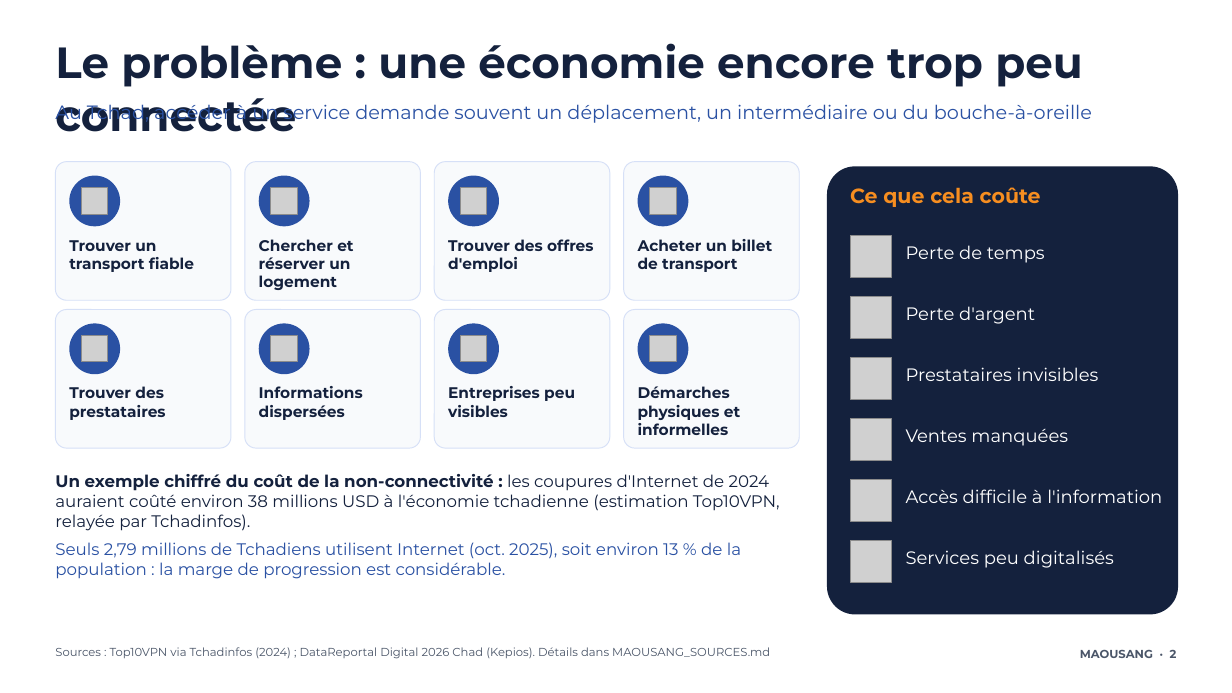
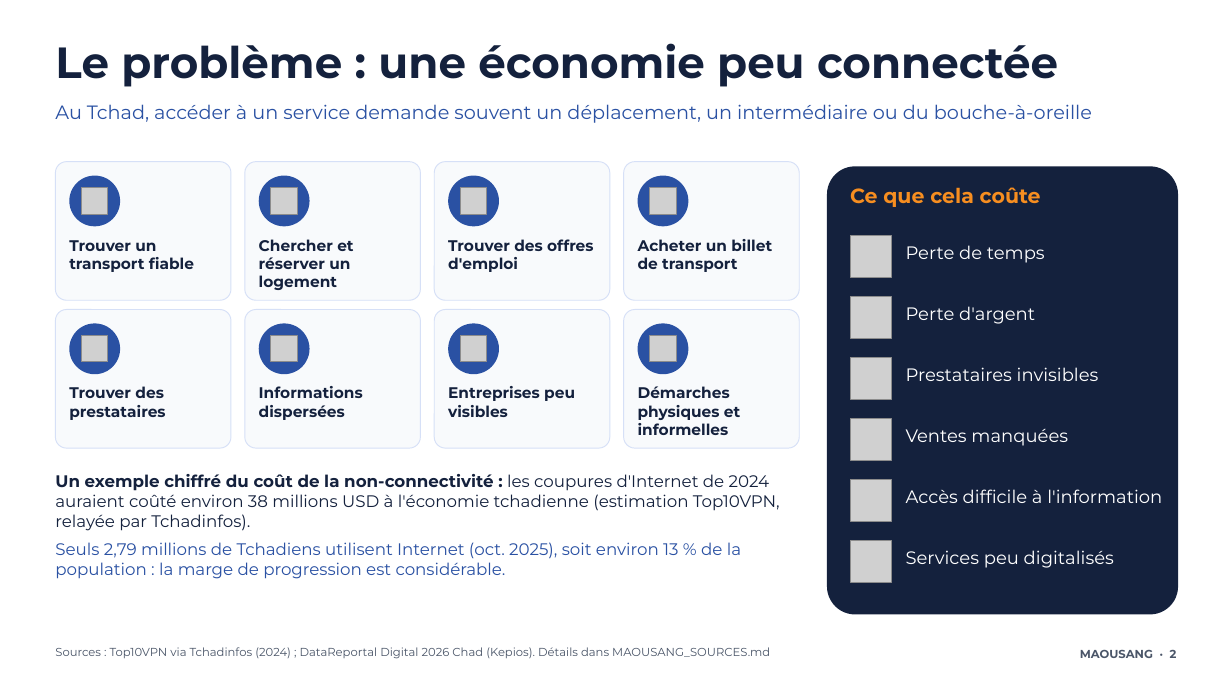
Before and after one commit to Mgdestin235/humanizer, a slide deck: slide 2 of maousang/livrables/MAOUSANG_PITCH_5MIN.pptx. Drawn at 1232x693 pixels with LibreOffice and Linux fonts; fonts in the diff are those of the drawing; grey boxes stand for pictures. Boxes give left, top, right and bottom in pixels: in the first picture for what was removed or moved away, otherwise in the second. Text is boxed around its words. In the diff, an @@ line names an element or a change of style, - is before the commit and + after.

```diff
--- a/maousang/livrables/MAOUSANG_PITCH_5MIN.pptx
+++ b/maousang/livrables/MAOUSANG_PITCH_5MIN.pptx
@@ text at <box>55,43,1058,87</box>: text changed @@
-Le problème : une économie encore trop peu connectée
+Le problème : une économie peu connectée
```
Also in this commit, not shown: 4 other slides changed, 5 other files.
